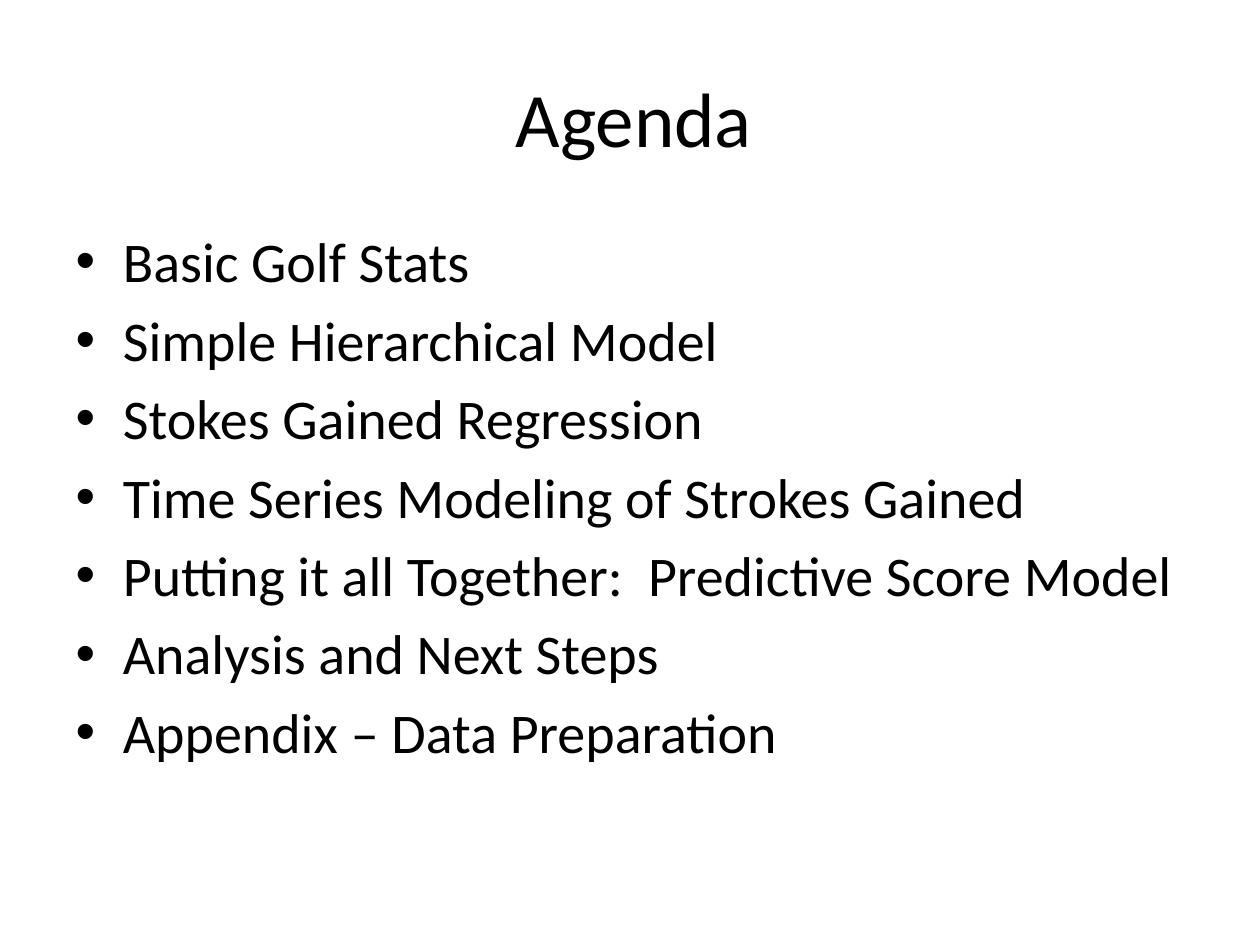
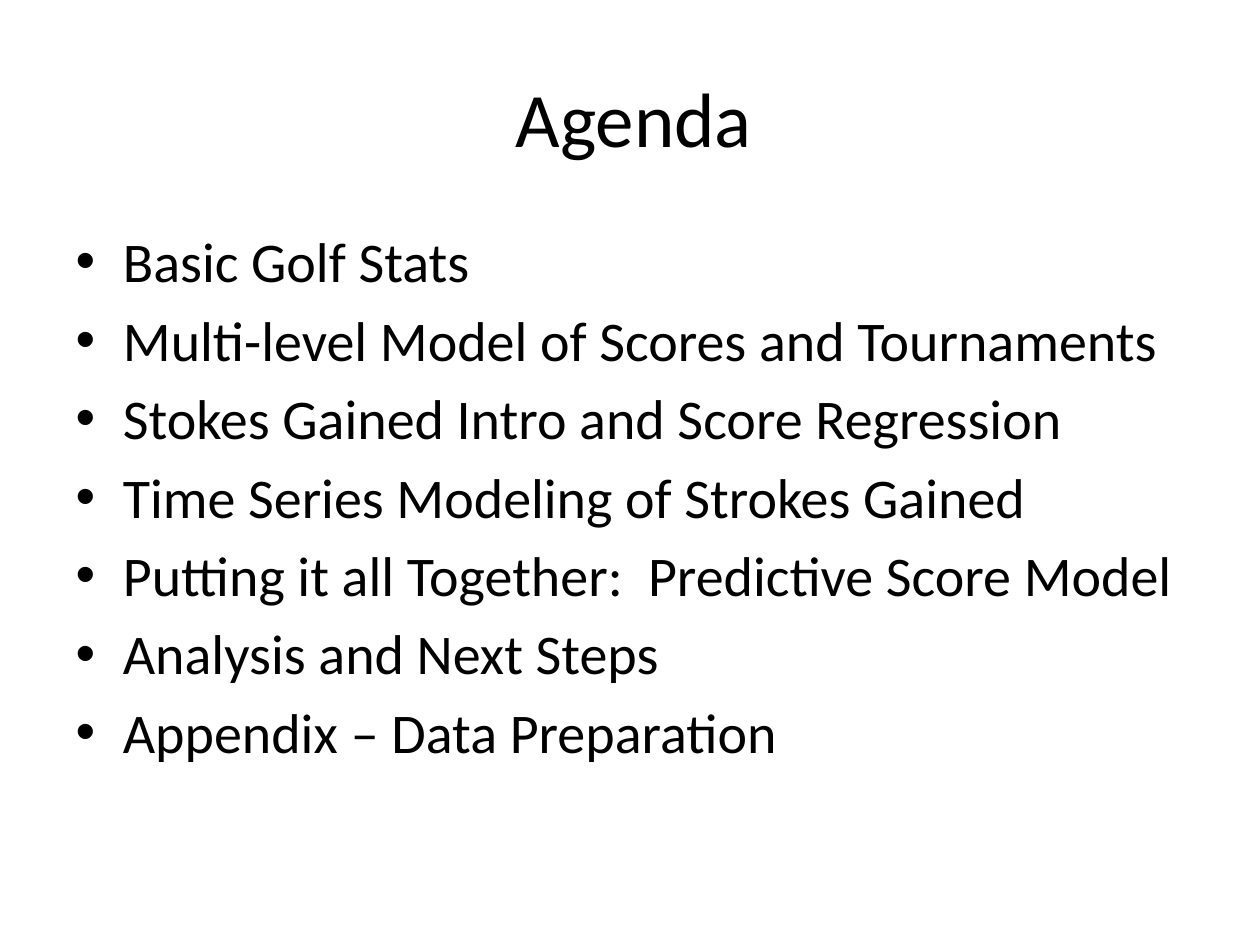
Before and after one commit to jamiebernardin/bayesian_golf, a slide deck: slide 2 of blog/BayesianGolf.pptx. Drawn at 1260x945 pixels with LibreOffice and Linux fonts; fonts in the diff are those of the drawing; background and template pictures are left out. Boxes give left, top, right and bottom in pixels: in the first picture for what was removed or moved away, otherwise in the second. Text is boxed around its words. In the diff, an @@ line names an element or a change of style, - is before the commit and + after.

```diff
--- a/blog/BayesianGolf.pptx
+++ b/blog/BayesianGolf.pptx
@@ text at (x1=123, y1=322, x2=1156, y2=449): text changed @@
-• Simple Hierarchical Model
-• Stokes Gained Regression
+• Multi-level Model of Scores and Tournaments
+• Stokes Gained Intro and Score Regression
```
Also in this commit, not shown: 1 other slide changed, 4 other files.
